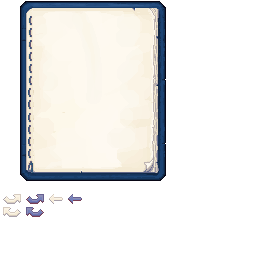
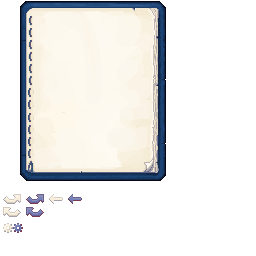
Layers edited between the first and the second (256, 256) image:
added layer "Layer 7" above "Layer 6" over [13, 223, 23, 233]
renamed "Layer 3" to "Layer 6", painted on it over [3, 223, 23, 233]
